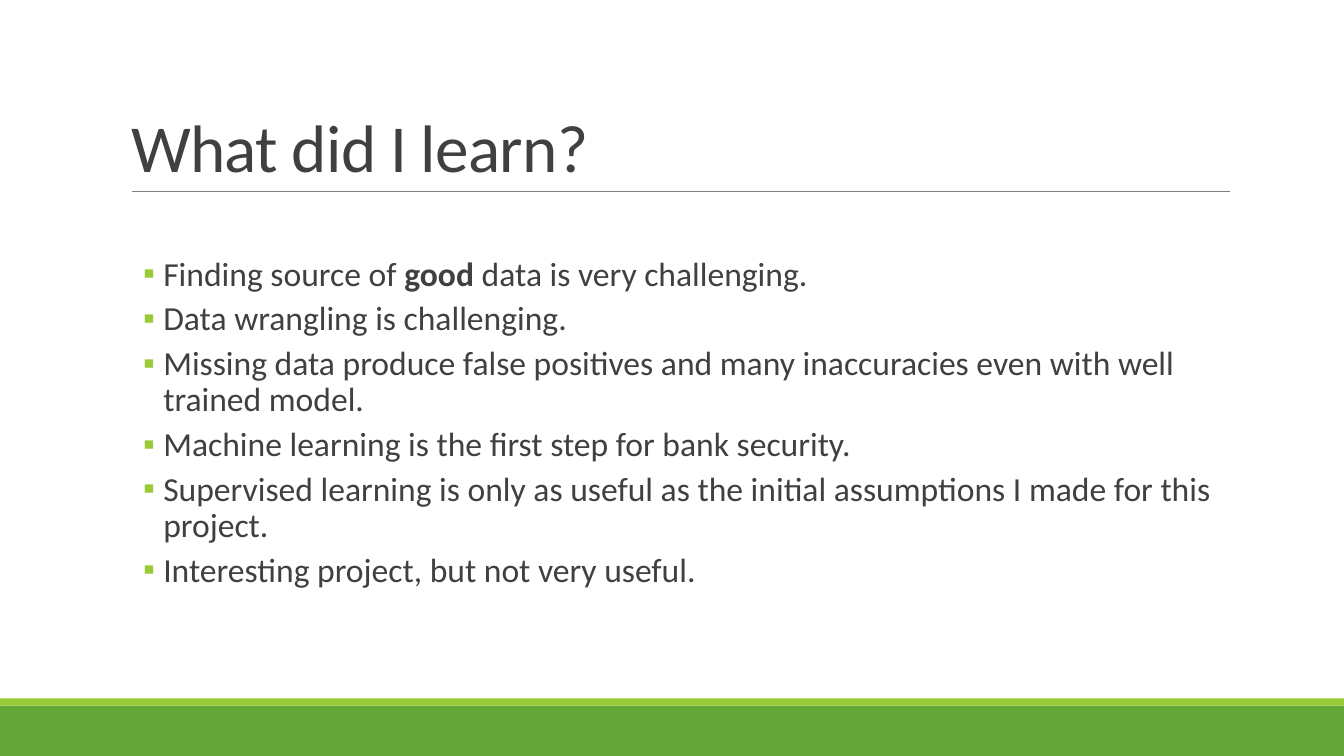
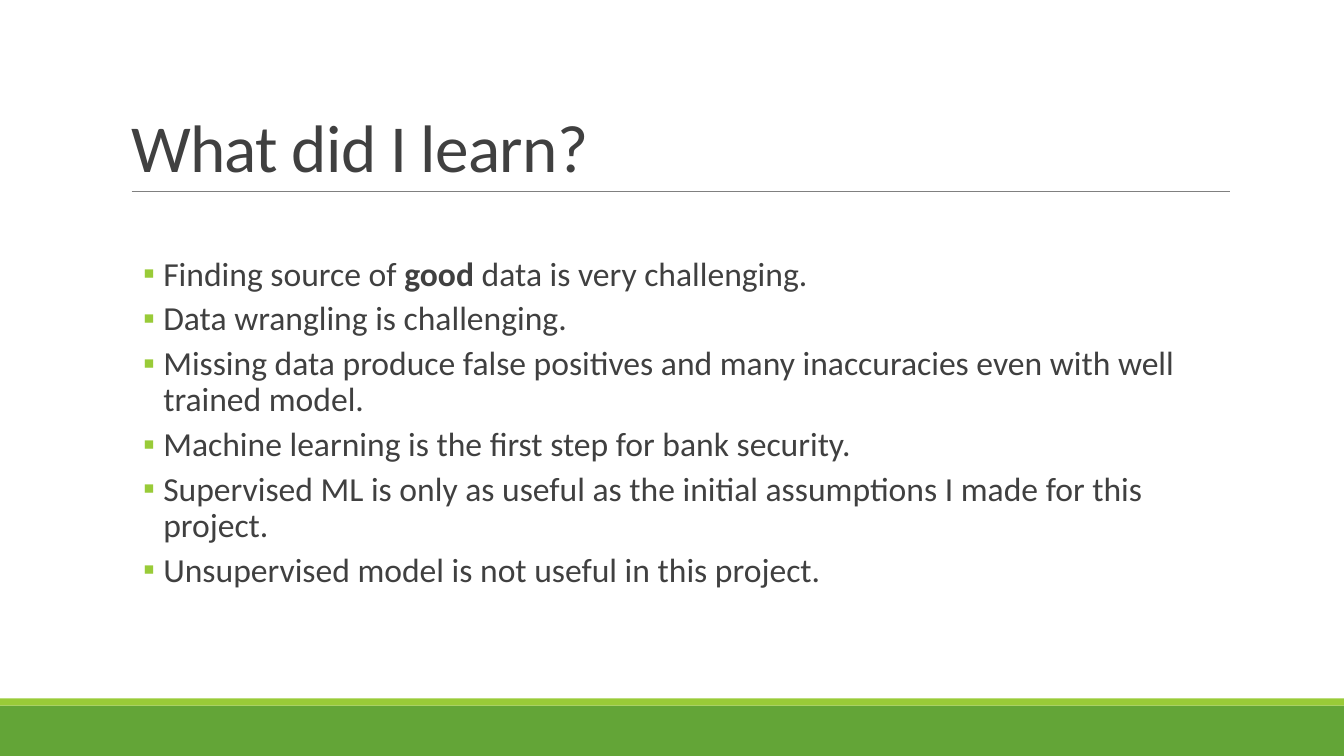
Before and after one commit to hhalim/TargetBanks, a slide deck: slide 17 of Which Banks To Rob.pptx. Drawn at 1344x756 pixels with LibreOffice and Linux fonts; fonts in the diff are those of the drawing. Boxes give left, top, right and bottom in pixels: in the first picture for what was removed or moved away, otherwise in the second. Text is boxed around its words. In the diff, an @@ line names an element or a change of style, - is before the commit and + after.

Commit message:
PPT update.

```diff
--- a/Which Banks To Rob.pptx
+++ b/Which Banks To Rob.pptx
@@ text at [163, 477, 1142, 588]: text changed @@
-  ▪ Supervised learning is only as useful as the initial assumptions I made for this project.
-  ▪ Interesting project, but not very useful.
+  ▪ Supervised ML is only as useful as the initial assumptions I made for this project.
+  ▪ Unsupervised model is not useful in this project.
```
Also in this commit, not shown: 1 other slide changed.
